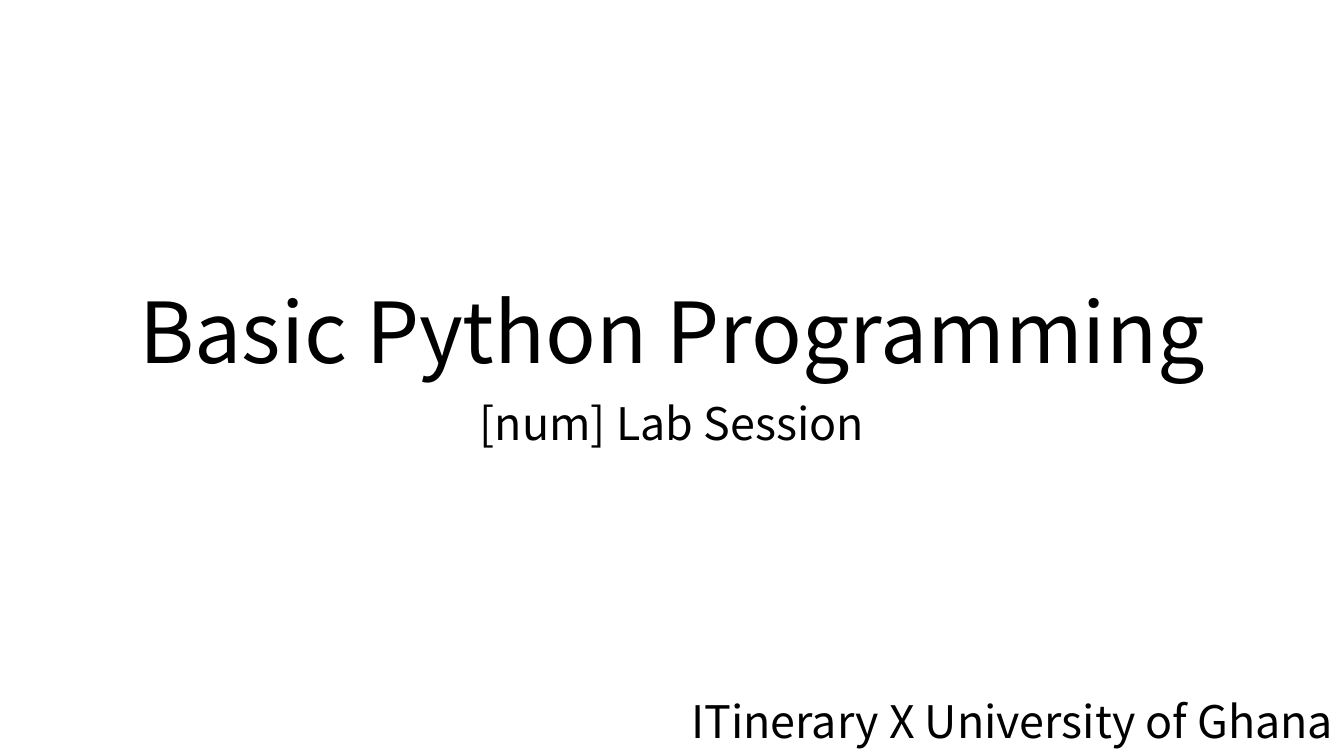
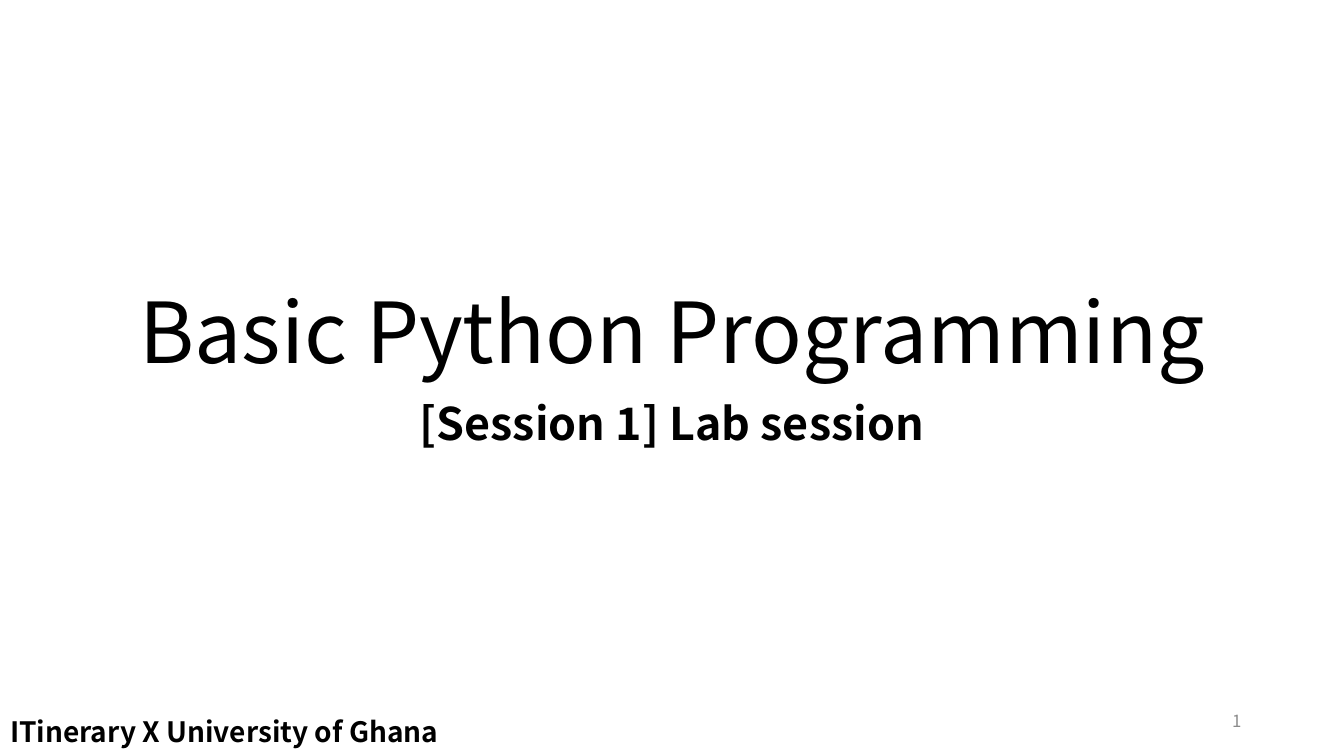
Before and after one commit to EunSeong-Park/EunSeong-Park.github.io, a slide deck: slide 1 of contents/2020_ITinerary/assets/session_1/labsession.pptx. Drawn at 1344x756 pixels with LibreOffice and Linux fonts; fonts in the diff are those of the drawing. Boxes give left, top, right and bottom in pixels: in the first picture for what was removed or moved away, otherwise in the second. Text is boxed around its words. In the diff, an @@ line names an element or a change of style, - is before the commit and + after.

```diff
--- a/contents/2020_ITinerary/assets/session_1/labsession.pptx
+++ b/contents/2020_ITinerary/assets/session_1/labsession.pptx
@@ subtitle at [420, 403, 924, 448]: text changed; bold on @@
-[num] Lab Session
+[Session 1] Lab session
@@ text "ITinerary X University of Ghana": place and size @@
-text "ITinerary X University of Ghana" at [691, 701, 1333, 749]
+text "ITinerary X University of Ghana" at [10, 719, 438, 749]
@@ text "ITinerary X University of Ghana" at [10, 719, 438, 749]: size 32 to 20 pt, bold on; alignment right to left @@
@@ page number added at [1232, 715, 1241, 727], 12 pt, text #8C8C8C @@
+1
```
Also in this commit, not shown: 1 other slide changed, 16 slides added, 5 slides removed, 15 other files.
